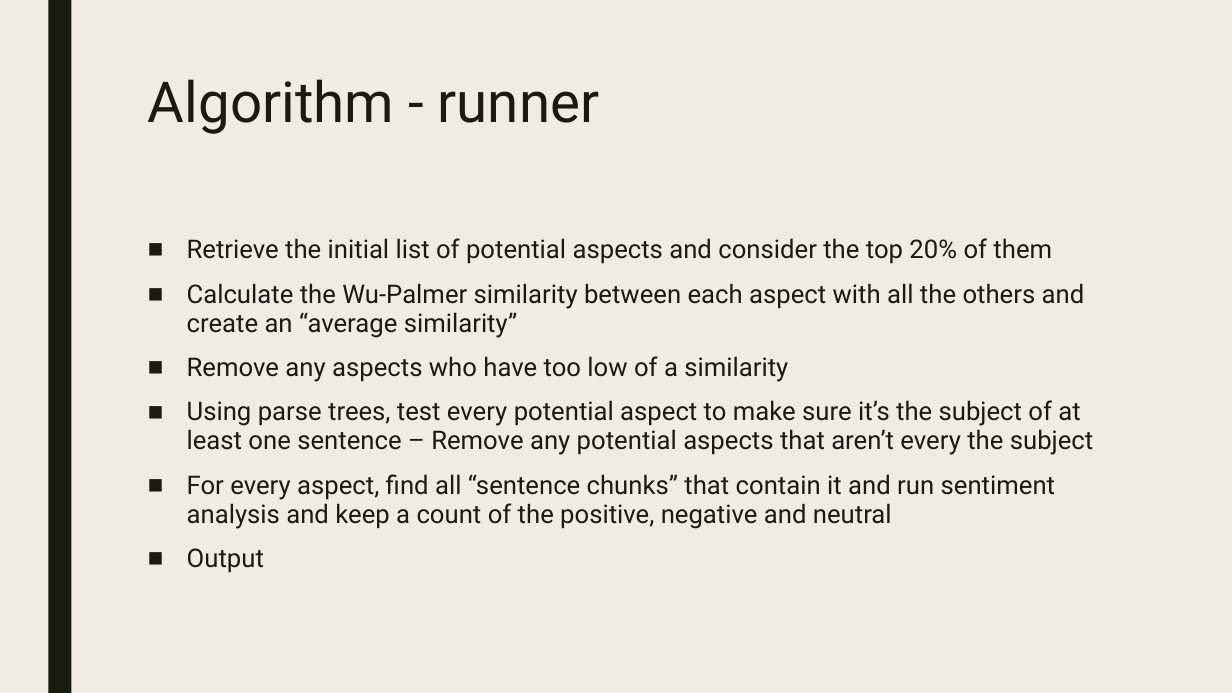
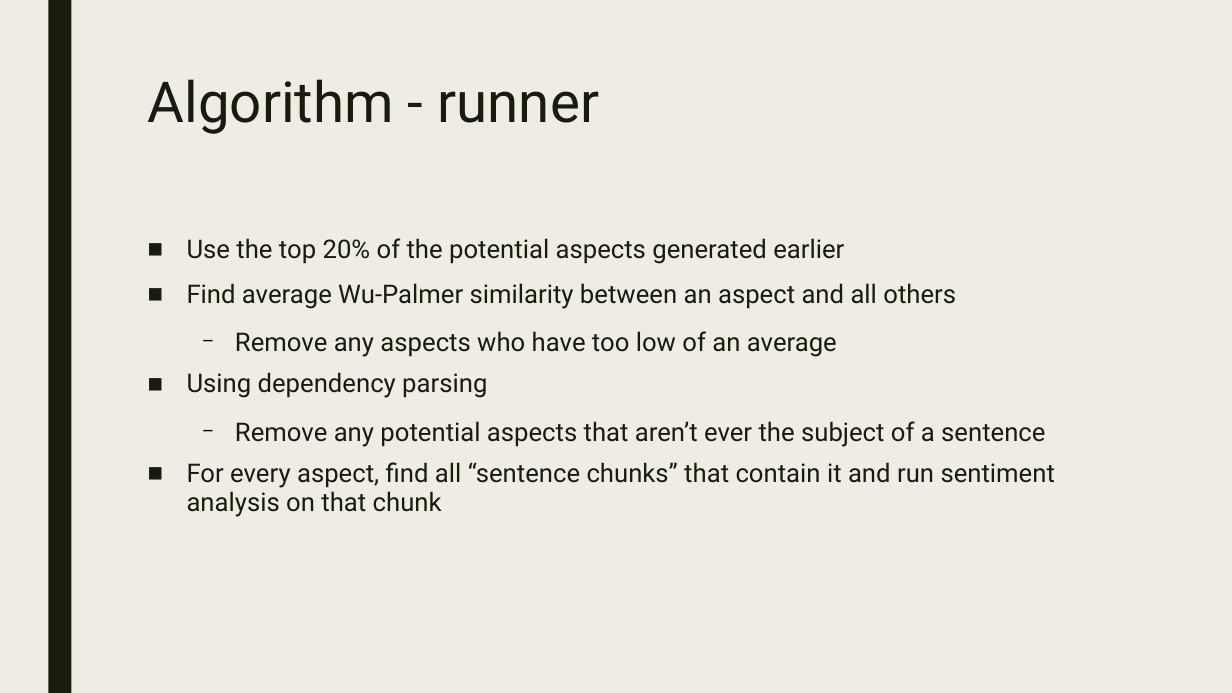
Before and after one commit to walker76-school/sentiment-analysis, a slide deck: slide 7 of presentation.pptx. Drawn at 1232x693 pixels with LibreOffice and Linux fonts; fonts in the diff are those of the drawing. Boxes give left, top, right and bottom in pixels: in the first picture for what was removed or moved away, otherwise in the second. Text is boxed around its words. In the diff, an @@ line names an element or a change of style, - is before the commit and + after.

Commit message:
updated the slides

```diff
--- a/presentation.pptx
+++ b/presentation.pptx
@@ text at [187, 238, 1055, 517]: text changed @@
-■ Retrieve the initial list of potential aspects and consider the top 20% of them
-■ Calculate the Wu-Palmer similarity between each aspect with all the others and create an “average similarity”
-■ Remove any aspects who have too low of a similarity
-■ Using parse trees, test every potential aspect to make sure it’s the subject of at least one sentence – Remove any potential aspects that aren’t every the subject
-■ For every aspect, find all “sentence chunks” that contain it and run sentiment analysis and keep a count of the positive, negative and neutral
-■ Output
+■ Use the top 20% of the potential aspects generated earlier
+■ Find average Wu-Palmer similarity between an aspect and all others
+  − Remove any aspects who have too low of an average
+■ Using dependency parsing
+  − Remove any potential aspects that aren’t ever the subject of a sentence
+■ For every aspect, find all “sentence chunks” that contain it and run sentiment analysis on that chunk
```
Also in this commit, not shown: 8 other slides changed.
